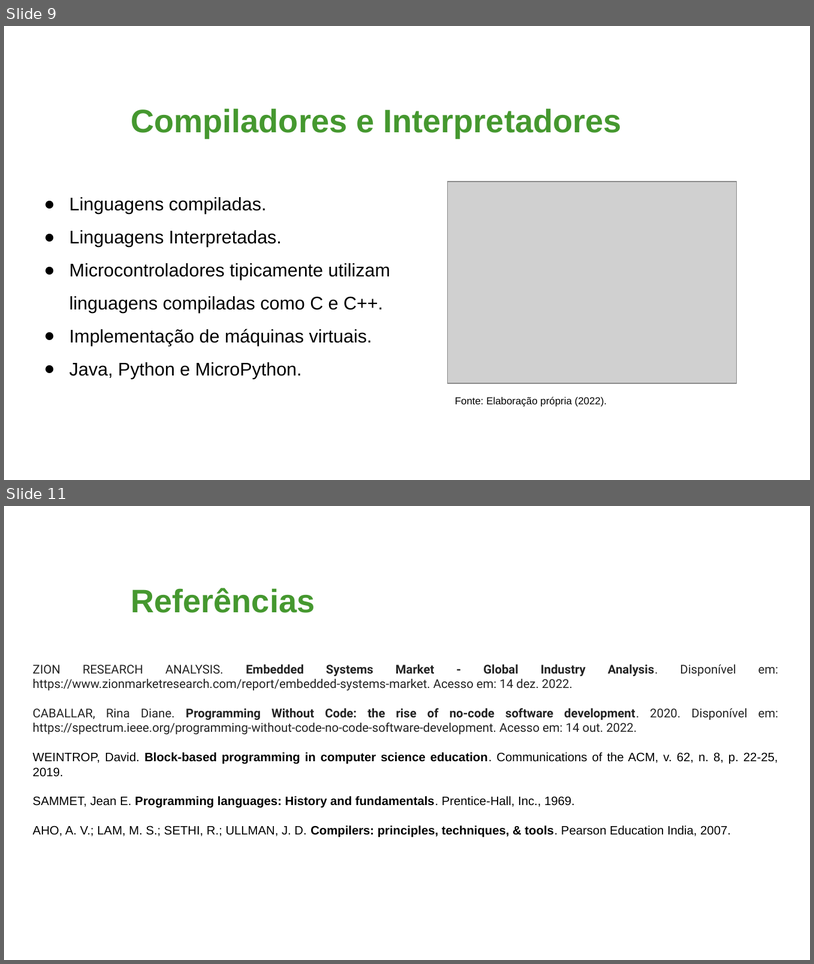
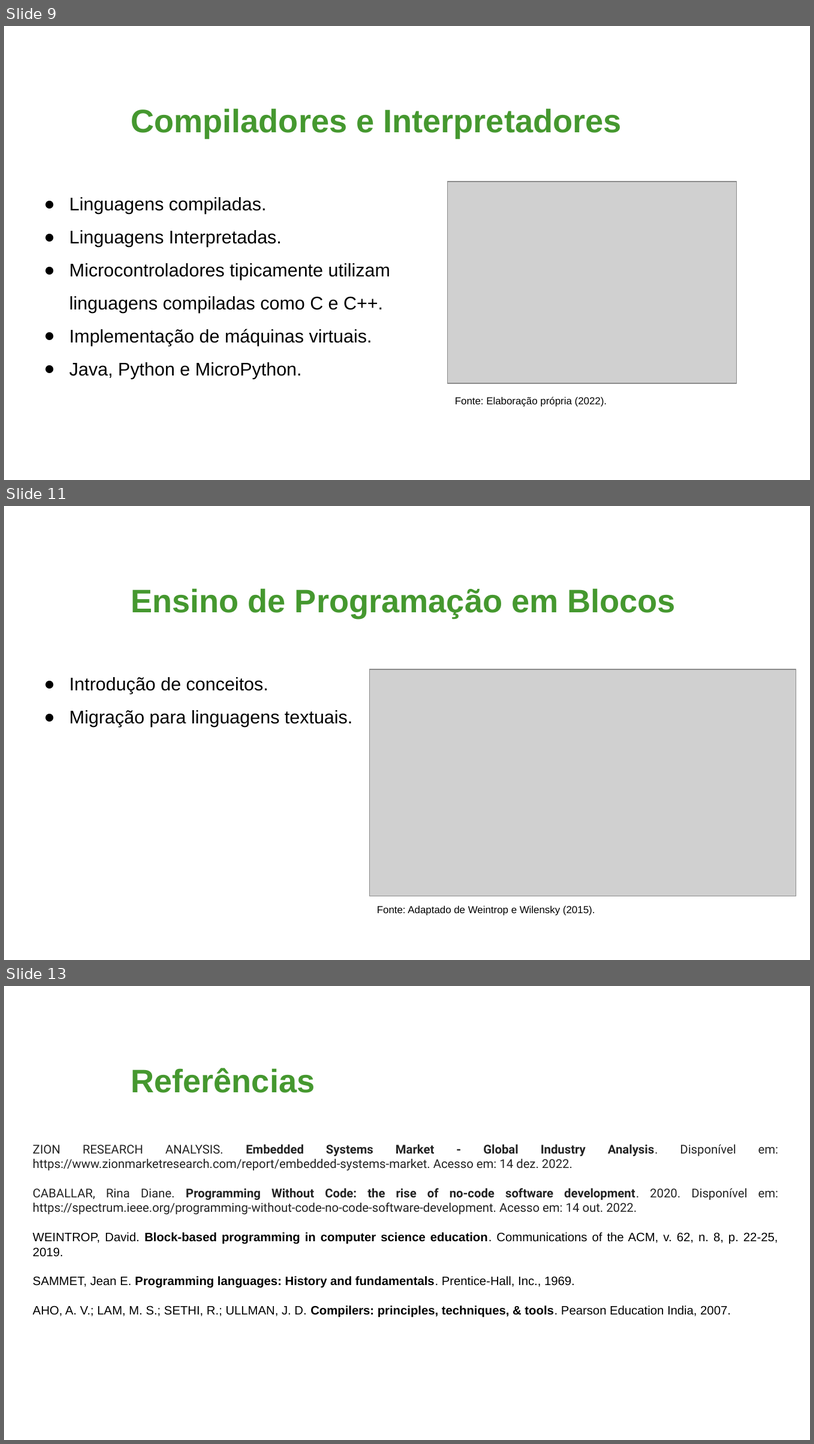
Before and after one commit to NycolasAbreu/Buggy_TCC, a slide deck: Slides TCC.pptx. Shown one above the other, each under a label of ours: slides 9 and 11 before the commit, slides 9, 11 and 13 after it; the slides between them are not shown. The pictures are 814x964 and 814x1444 pixels, drawn with LibreOffice and Linux fonts; fonts in the diff are those of the drawing; grey boxes stand for pictures; background and template pictures are left out. Boxes give left, top, right and bottom in pixels: in the first picture for what was removed or moved away, otherwise in the second. Text is boxed around its words. In the diff, an @@ line names an element or a change of style, - is before the commit and + after.

```diff
--- a/Slides TCC.pptx
+++ b/Slides TCC.pptx
@@ slide 11 added at [4, 506, 810, 960], background picture (left out) @@
@@ title added at [131, 588, 676, 618], 32 pt, text #45982F, bold @@
+Ensino de Programação em Blocos
@@ text added at [69, 677, 353, 727], 18 pt, text #000000 @@
+● Introdução de conceitos.
+● Migração para linguagens textuais.
@@ picture added at [370, 669, 797, 895] @@
@@ text added at [377, 905, 596, 915], 10 pt, text #000000 @@
+Fonte: Adaptado de Weintrop e Wilensky (2015).
@@ what was slide 11 is now slide 13 @@
```
Also in this commit, not shown: 2 slides changed, 1 other slide added.
